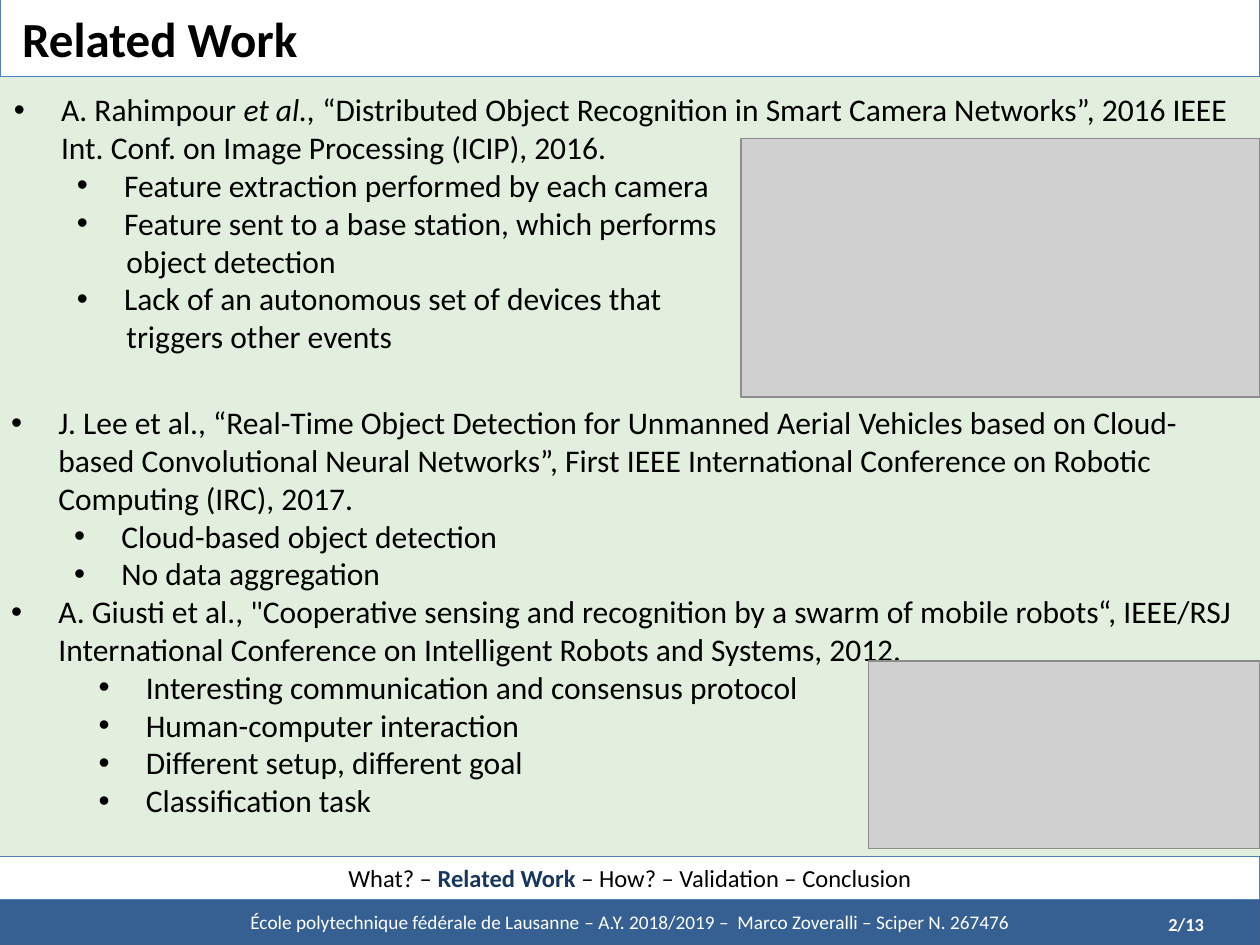
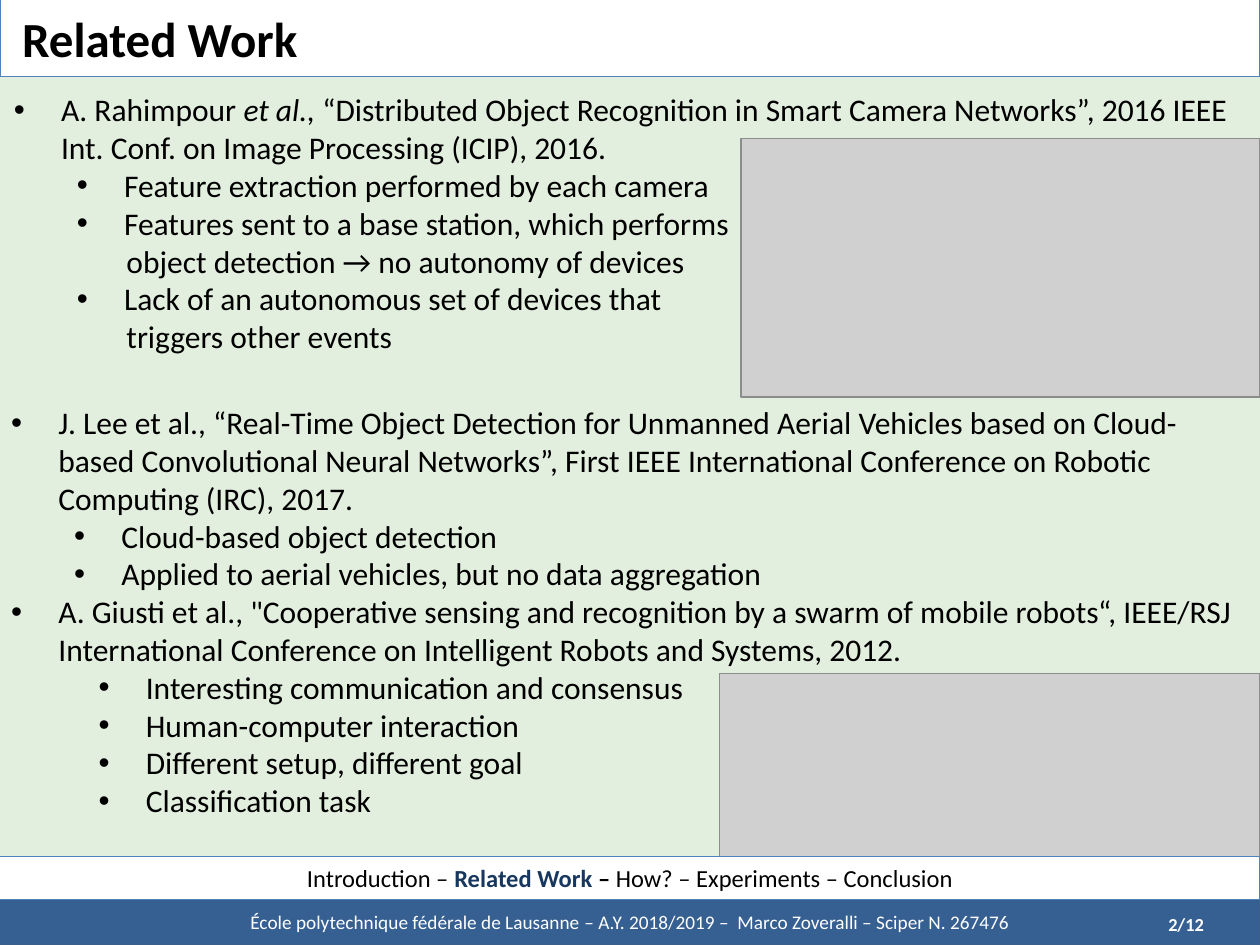
Before and after one commit to marcozov/semester_report, a slide deck: slide 4 of midterm presentation - UPDATED/Defence - Zoveralli.pptx (slide 3 before the commit). Drawn at 1260x945 pixels with LibreOffice and Linux fonts; fonts in the diff are those of the drawing; grey boxes stand for pictures. Boxes give left, top, right and bottom in pixels: in the first picture for what was removed or moved away, otherwise in the second. Text is boxed around its words. In the diff, an @@ line names an element or a change of style, - is before the commit and + after.

```diff
--- a/midterm presentation - UPDATED/Defence - Zoveralli.pptx
+++ b/midterm presentation - UPDATED/Defence - Zoveralli.pptx
@@ text at <box>124,213,728,279</box>: text changed @@
-  • Feature sent to a base station, which performs
-  object detection
+  • Features sent to a base station, which performs
+  object detection → no autonomy of devices
@@ text at <box>121,563,761,591</box>: text changed @@
-  • No data aggregation
+  • Applied to aerial vehicles, but no data aggregation
@@ text at <box>146,677,683,705</box>: text changed @@
-                • Interesting communication and consensus protocol
+                • Interesting communication and consensus
@@ picture: place and size @@
-picture at <box>868,662,1260,849</box>
+picture at <box>719,673,1260,857</box>
@@ text in rectangle at <box>307,869,953,891</box>: text changed @@
-What? – Related Work – How? – Validation – Conclusion
+Introduction – Related Work – How? – Experiments – Conclusion
@@ text at <box>1168,918,1204,932</box>: text changed @@
-2/13
+2/12
```
Also in this commit, not shown: 14 other slides changed, 8 slides added, 31 other files.
